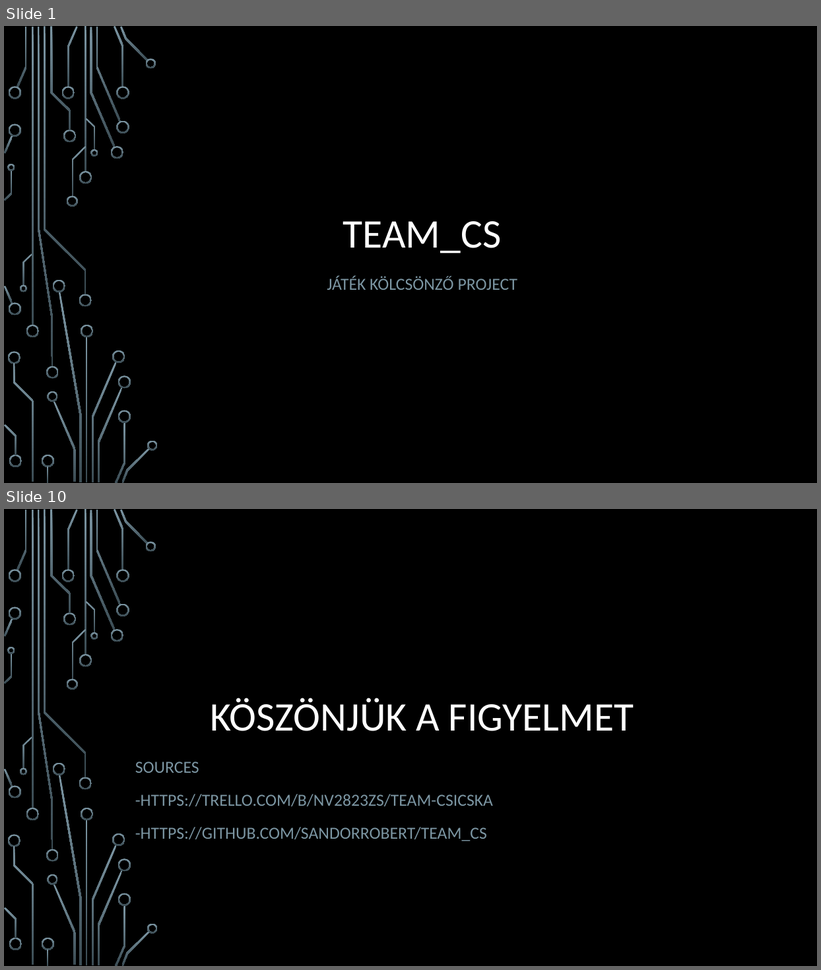
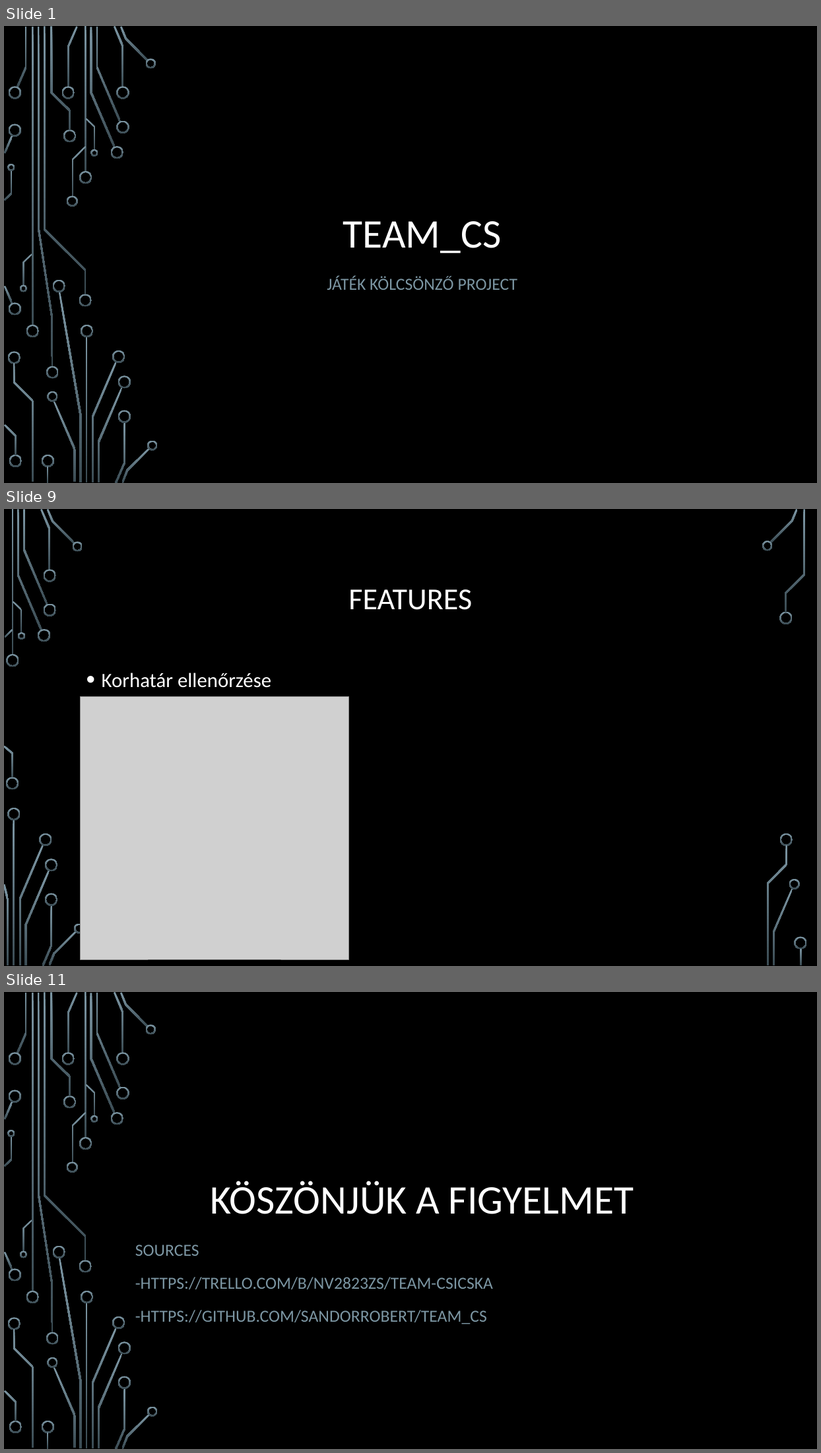
Before and after one commit to sandorrobert/TEAM_CS, a slide deck: Team_CS.pptx. Shown one above the other, each under a label of ours: slides 1 and 10 before the commit, slides 1, 9 and 11 after it; the slides between them are not shown. The pictures are 821x970 and 821x1453 pixels, drawn with LibreOffice and Linux fonts; fonts in the diff are those of the drawing; grey boxes stand for pictures; background and template pictures are left out. Boxes give left, top, right and bottom in pixels: in the first picture for what was removed or moved away, otherwise in the second. Text is boxed around its words. In the diff, an @@ line names an element or a change of style, - is before the commit and + after.

```diff
--- a/Team_CS.pptx
+++ b/Team_CS.pptx
@@ slide 9 added at (4, 509, 817, 966), background picture (left out) @@
@@ title added at (349, 590, 472, 610), 36 pt, text #FFFFFF @@
+FEATURES
@@ text added at (102, 673, 271, 688), 24 pt, text #FFFFFF @@
+• Korhatár ellenőrzése
@@ picture added at (81, 697, 349, 960) @@
@@ group added at (4, 509, 807, 966): 33 freeform shapes, 3 rectangles @@
@@ what was slide 10 is now slide 11 @@
```
Also in this commit, not shown: 7 slides changed, 1 other slide added, 1 slide removed.
